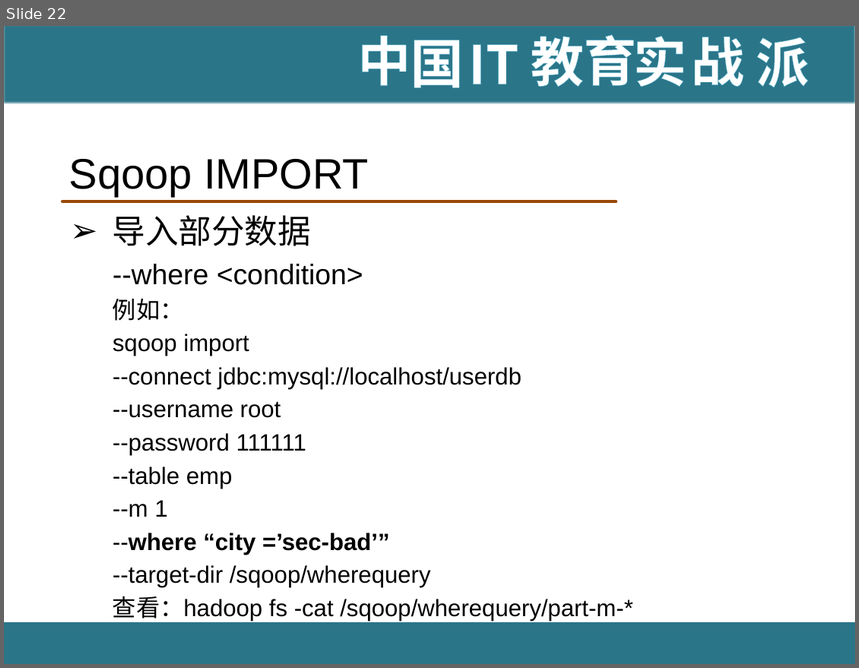
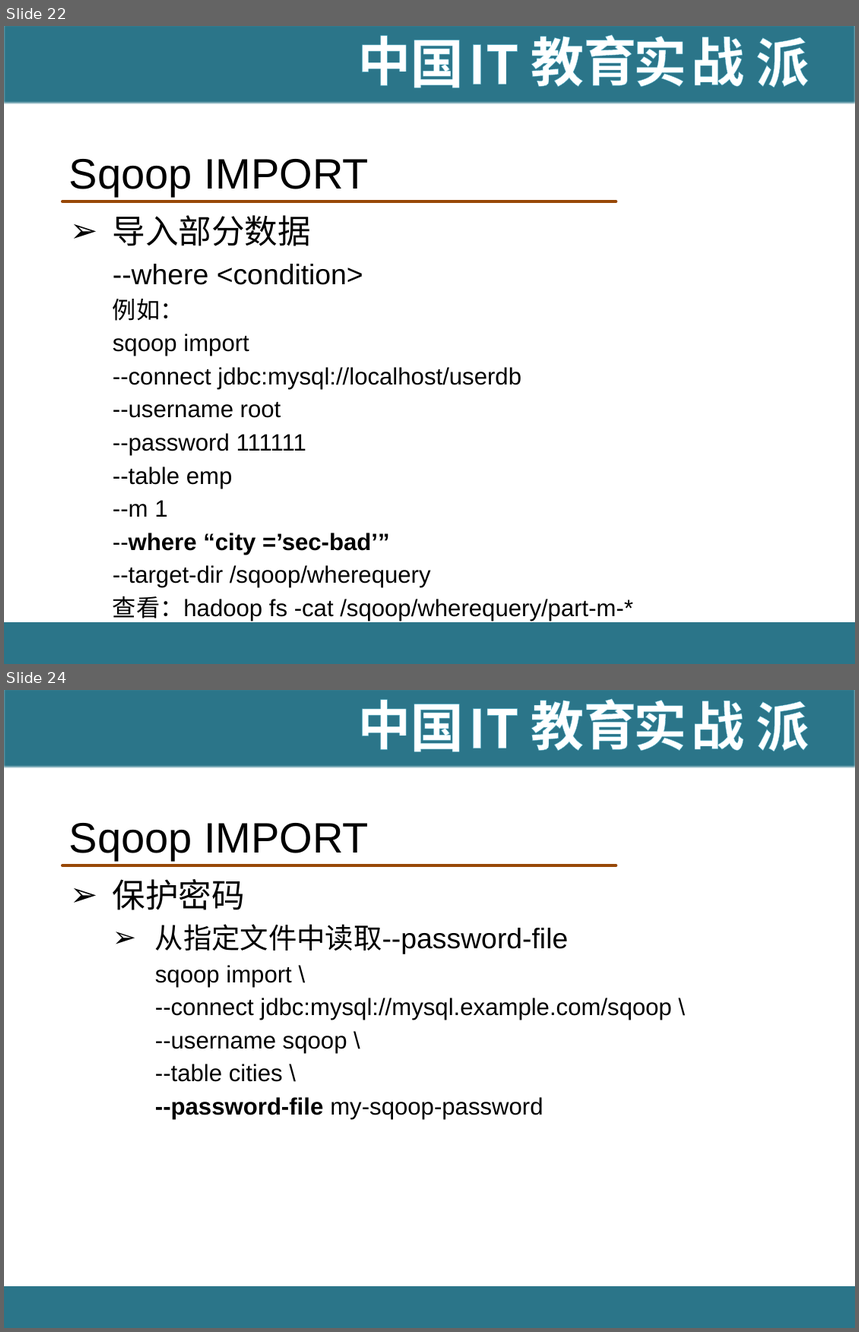
Before and after one commit to hanningxiao/BigData, a slide deck: [IT18掌www.it18zhang.com]Sqoop.pptx. Shown one above the other, each under a label of ours: slide 22 before the commit, slides 22 and 24 after it; the slides between them are not shown. The pictures are 859x668 and 859x1332 pixels, drawn with LibreOffice and Linux fonts; fonts in the diff are those of the drawing; background and template pictures are left out. Boxes give left, top, right and bottom in pixels: in the first picture for what was removed or moved away, otherwise in the second. Text is boxed around its words. In the diff, an @@ line names an element or a change of style, - is before the commit and + after.

Commit message:
update sqoop

```diff
--- a/[IT18掌www.it18zhang.com]Sqoop.pptx
+++ b/[IT18掌www.it18zhang.com]Sqoop.pptx
@@ slide 24 added at [4, 690, 855, 1328], background #FFFFFF; not listed: 11 template elements that a slide beside it also shows @@
@@ title added at [69, 823, 369, 859], 36 pt, text #000000 @@
+Sqoop IMPORT
@@ text added at [113, 879, 672, 1119], 20 pt, text #000000 @@
+➢ 保护密码
+  ➢ 从指定文件中读取--password-file
+    sqoop import \
+    --connect jdbc:mysql://mysql.example.com/sqoop \
+    --username sqoop \
+    --table cities \
+    --password-file my-sqoop-password
```
Also in this commit, not shown: 3 slides changed, 25 other slides added.
